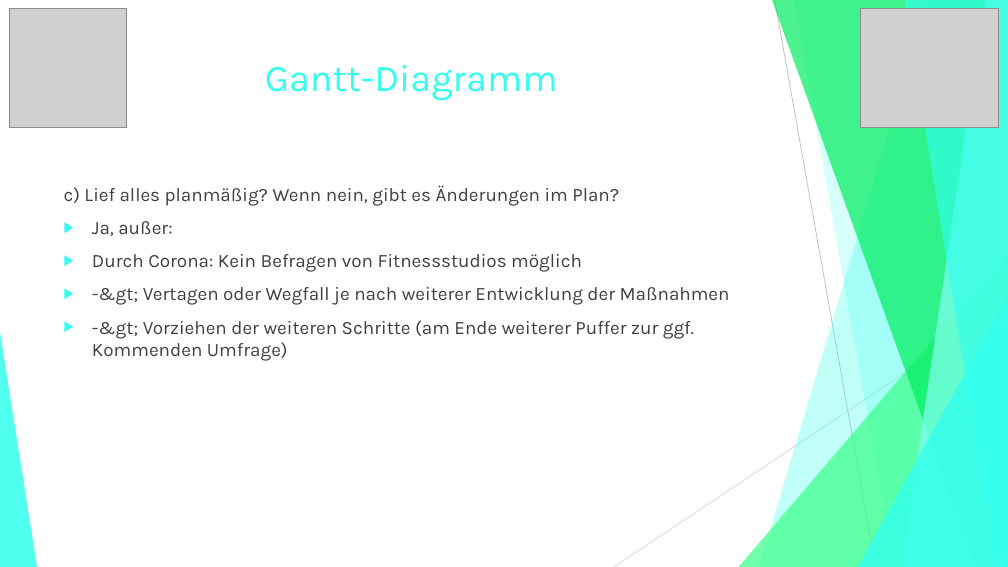
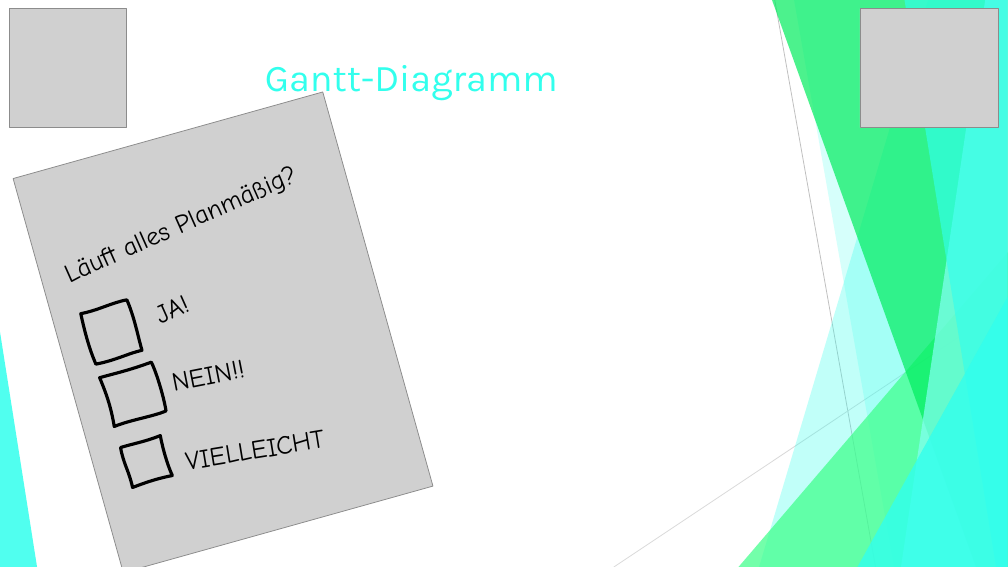
Before and after one commit to jGrochla/PocketCoach, a slide deck: slide 5 of PocketCoachExcel-PDF/PowerPoints/PocketCoach.pptx (slide 4 before the commit). Drawn at 1008x567 pixels with LibreOffice and Linux fonts; fonts in the diff are those of the drawing; grey boxes stand for pictures. Boxes give left, top, right and bottom in pixels: in the first picture for what was removed or moved away, otherwise in the second. Text is boxed around its words. In the diff, an @@ line names an element or a change of style, - is before the commit and + after.

Commit message:
PowerPoint über Aktuellen stand hinzugefügt und Gantt aktualisiert

```diff
--- a/PocketCoachExcel-PDF/PowerPoints/PocketCoach.pptx
+++ b/PocketCoachExcel-PDF/PowerPoints/PocketCoach.pptx
@@ text removed at <box>64,185,730,361</box> @@
-c) Lief alles planmäßig? Wenn nein, gibt es Änderungen im Plan?
-▶ Ja, außer:
-▶ Durch Corona: Kein Befragen von Fitnessstudios möglich
-▶ -&gt; Vertagen oder Wegfall je nach weiterer Entwicklung der Maßnahmen
-▶ -&gt; Vorziehen der weiteren Schritte (am Ende weiterer Puffer zur ggf. Kommenden Umfrage)
@@ group added at <box>13,92,432,567</box>: 4 texts, 3 freeform shapes, 1 picture @@
+Läuft alles Planmäßig?
+JA!
+NEIN!!
+VIELLEICHT
```
Also in this commit, not shown: 6 other slides changed, 4 slides added, 1 slide removed, 1 other file.
